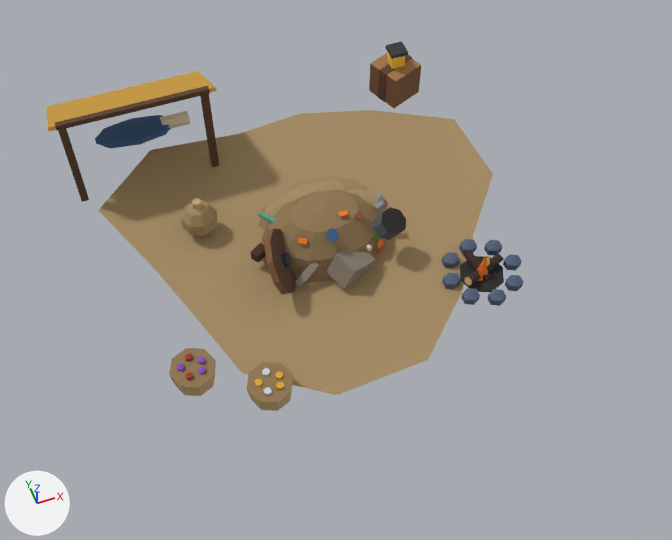
The Blender file raccoon/rummage_camp.blend as it was, and as the next commit left it.
Rendered twice from a 50 mm camera at (-0.72, -2.31, 2.94) aimed at (0.02, -0.28, 0.02). The lights are fixed; the arrows at lower left show +X, +Y and +Z. The picture after the commit comes second.

In view in the first picture: 'bld_rummage_camp_2x2', 'pr_heap', 'pr_sack' and 5 more.
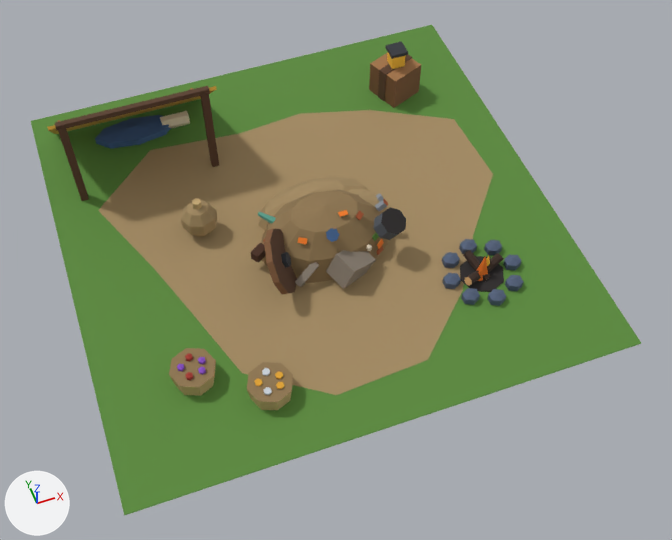
Changed parts and their boxes [x1, y1, x2, y2] in the pictures (672 x 540 px; the box of a moved part takes in the faces that stretch with it):
'bld_rummage_camp_2x2', reshaped (28% wider, 33% taller): before [46, 41, 523, 411]; after [31, 25, 641, 516]
part 1 of me_bld_rummage_camp_2x2, added (green): after [31, 25, 641, 516]
part 2 of me_bld_rummage_camp_2x2, moved or reshaped: before [46, 71, 217, 131]; after [47, 86, 217, 134]

The change, as a diff of the scene's bpy script:
```diff
--- a/raccoon/rummage_camp.blend.py
+++ b/raccoon/rummage_camp.blend.py
@@ me_bld_rummage_camp_2x2 @@
 # used by ob_bld_rummage_camp_2x2; location = (0.0, 0.0, 0.0)
-me_bld_rummage_camp_2x2.from_pydata(...)  # 538 vertices, 479 faces; spans x -0.88..0.82, y -0.79..0.84, z 0.0..0.43
+me_bld_rummage_camp_2x2.from_pydata(...)  # 578 vertices, 506 faces; spans x -0.97..0.97, y -0.97..0.97, z 0.0..0.43
+# me_bld_rummage_camp_2x2 part 1: the loose piece of 8 vertices spanning x -0.28..-0.26, y 0.43..0.45, z 0.0..0.42 is copied, and the copy is scaled about its middle by (64.7, 64.7, 0.00714), then moved by (0.27, -0.44, -0.21); it spans x -0.97..0.97, y -0.97..0.97, z 0.0
+# me_bld_rummage_camp_2x2 part 2: the loose piece of 8 vertices spanning x -0.88..-0.22, y 0.44..0.84, z 0.16..0.42 is scaled about its middle by (1, 1.05, 1.69), then moved by (0.0, 0.01, -0.07)
+# other edits to the shape of me_bld_rummage_camp_2x2 do not show in these pictures
 me_bld_rummage_camp_2x2.materials.append(mat_m_palette)
```
